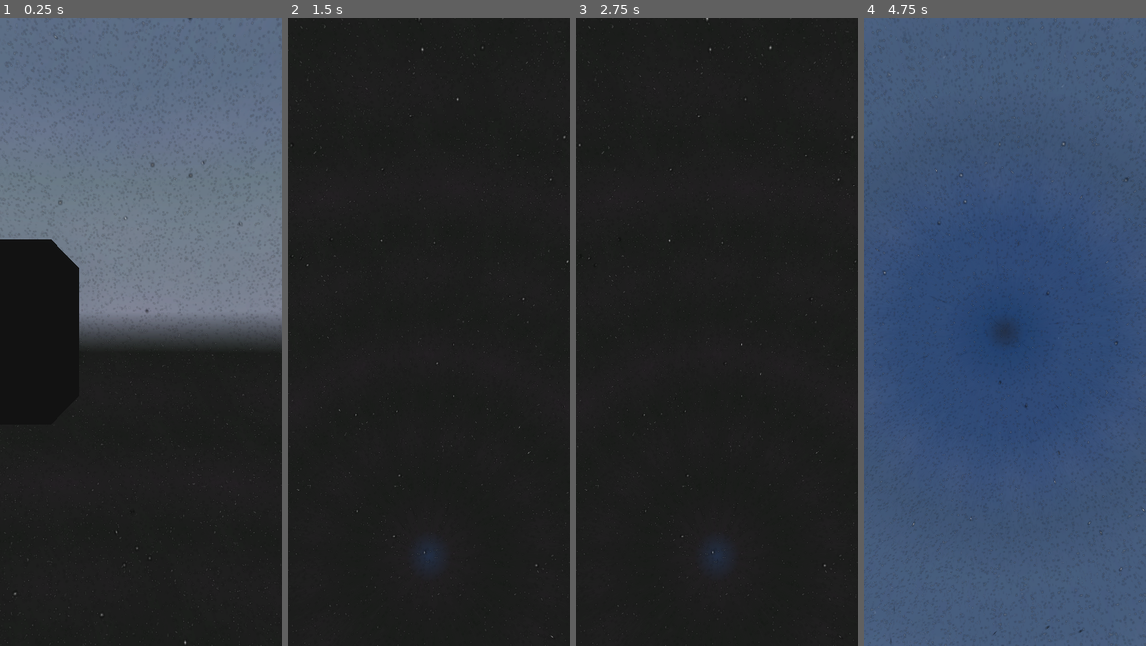
Above: before the commit, frames 1-4 (left to right).
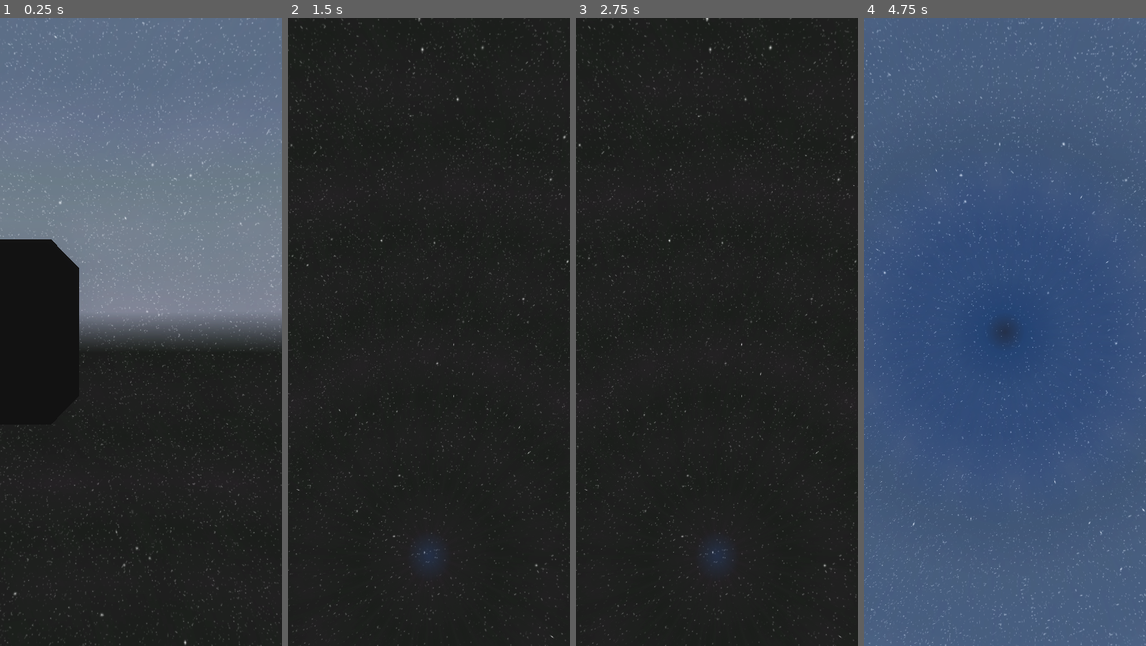
Above: after the commit, the same moments.

Repository: Capstone-Mystery-Machine/spotnik
Game: Godot game, scene res://scenes/worldspawn.tscn
The game is run twice, just before and just after one commit, with the same random seed, the same clock (stepped at 60 frames per second) and the same inputs. A sky picture missing from this copy of the repository is replaced by a grey-blue gradient.
Inputs (mouse positions are in pixels of both pictures, inside the frame that each line leads up to):
- Up to frame 1 (0.25 s): no input
- Up to frame 2 (1.5 s): tap Enter at 0.5 s; move the mouse to (491, 300) at 0.52 s; press the mouse at (491, 300) at 0.53 s; tap Space at 1.25 s; move the mouse to (414, 332) at 1.27 s; release the mouse at (414, 332) at 1.28 s; tap I at 1.35 s
- Up to frame 3 (2.75 s): move the mouse to (745, 193) at 2.02 s; press the mouse at (745, 193) at 2.03 s
- Up to frame 4 (4.75 s): move the mouse to (1002, 344) at 2.77 s; release the mouse at (1002, 344) at 2.78 s; tap I at 2.85, 4.35 s; move the mouse to (1089, 426) at 3.52 s; press the mouse at (1089, 426) at 3.53 s; move the mouse to (982, 325) at 4.27 s; release the mouse at (982, 325) at 4.28 s

The runs differ from the first frame. In frame 1, 2.5% of the frame differs, in the area x 0-100%, y 0-100%; in frame 2, 0.3%; in frame 3, 0.3%; in frame 4, 4.6%.

Commit message:
feat: disable more lighting / shadows on skybox layers

Diff:
--- a/scenes/skybox.tscn
+++ b/scenes/skybox.tscn
@@ -18,7 +18,11 @@
 [sub_resource type="StandardMaterial3D" id="StandardMaterial3D_bbgff"]
 resource_local_to_scene = true
 shading_mode = 0
+disable_ambient_light = true
+disable_fog = true
+disable_specular_occlusion = true
 albedo_color = Color(0, 0, 0, 1)
+disable_receive_shadows = true
 
 [sub_resource type="SphereMesh" id="SphereMesh_v7egd"]
 resource_local_to_scene = true
@@ -28,10 +32,15 @@
 [sub_resource type="StandardMaterial3D" id="StandardMaterial3D_kxhb4"]
 resource_local_to_scene = true
 transparency = 1
+blend_mode = 1
 depth_draw_mode = 2
 shading_mode = 0
+disable_ambient_light = true
+disable_fog = true
+disable_specular_occlusion = true
 albedo_color = Color(0.5, 0.5, 0.5, 0.45)
 albedo_texture = ExtResource("4_vk4a3")
+disable_receive_shadows = true
 
 [sub_resource type="SphereMesh" id="SphereMesh_peegs"]
 resource_local_to_scene = true
@@ -41,8 +50,13 @@
 [sub_resource type="StandardMaterial3D" id="StandardMaterial3D_8u7e8"]
 resource_local_to_scene = true
 transparency = 1
+blend_mode = 1
 depth_draw_mode = 2
 shading_mode = 0
+disable_ambient_light = true
+disable_fog = true
+disable_specular_occlusion = true
+disable_receive_shadows = true
 
 [sub_resource type="SphereMesh" id="SphereMesh_8km2v"]
 resource_local_to_scene = true
--- a/shaders/nebulae.gdshader
+++ b/shaders/nebulae.gdshader
@@ -1,5 +1,5 @@
 shader_type spatial;
-render_mode blend_mix, depth_draw_never, cull_back, unshaded;
+render_mode blend_mix, depth_draw_never, cull_back, unshaded, ambient_light_disabled, fog_disabled, shadows_disabled;
 
 uniform vec4 albedo : source_color;
 uniform vec4 emission : source_color;
--- a/shaders/point_star.gdshader
+++ b/shaders/point_star.gdshader
@@ -1,5 +1,5 @@
 shader_type spatial;
-render_mode blend_mix, depth_draw_never, cull_back, unshaded;
+render_mode blend_add, depth_draw_never, cull_back, unshaded, ambient_light_disabled, fog_disabled, shadows_disabled;
 
 uniform vec4 albedo : source_color;
 uniform vec4 emission : source_color;
